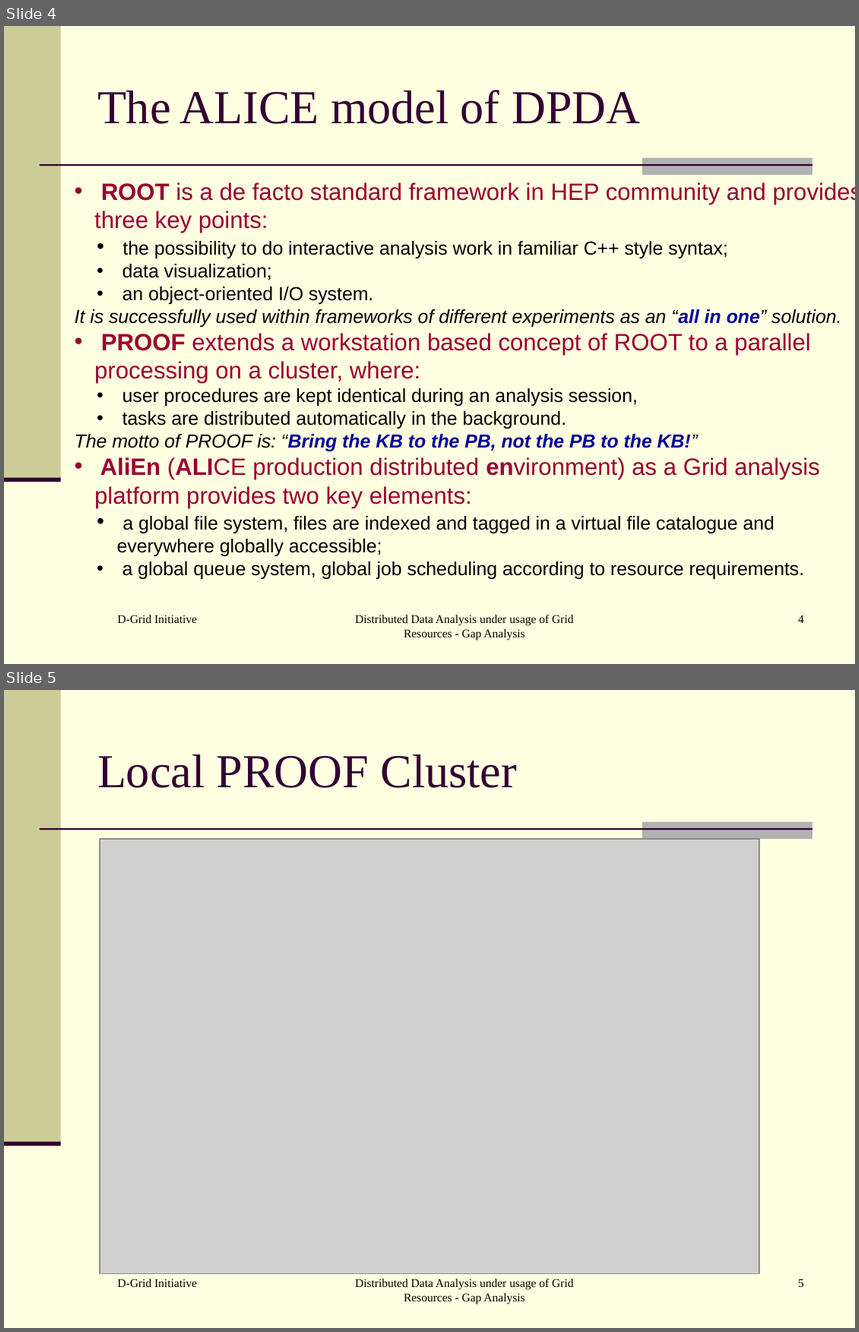
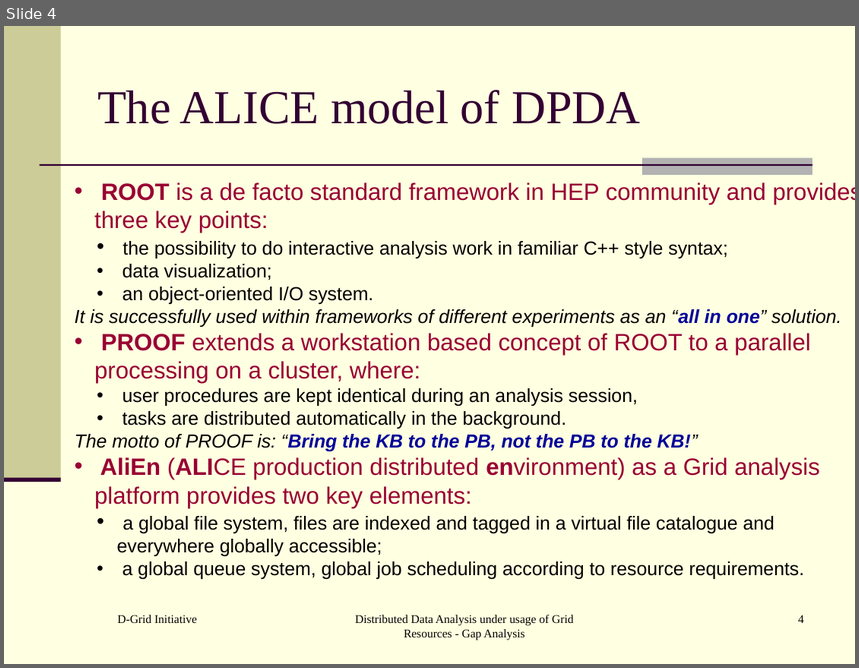
Before and after one commit to AnarManafov/PoDDocumentation, a slide deck: HEPCG-Workshops/2006-Nov/HEPCG-Workshops-2006-Nov.ppt. Shown one above the other, each under a label of ours: slides 4 and 5 before the commit, slide 4 after it. The pictures are 859x1332 and 859x668 pixels, drawn with LibreOffice and Linux fonts; fonts in the diff are those of the drawing; grey boxes stand for pictures. Boxes give left, top, right and bottom in pixels: in the first picture for what was removed or moved away, otherwise in the second. Text is boxed around its words. In the diff, an @@ line names an element or a change of style, - is before the commit and + after.

```diff
--- a/HEPCG-Workshops/2006-Nov/HEPCG-Workshops-2006-Nov.ppt
+++ b/HEPCG-Workshops/2006-Nov/HEPCG-Workshops-2006-Nov.ppt
@@ slide 5 removed at box(4, 690, 855, 1328), background #FFFFE1; not listed: 4 template elements that a slide beside it also shows @@
@@ title removed at box(97, 754, 517, 788) @@
-Local PROOF Cluster
@@ picture removed at box(101, 839, 760, 1274) @@
@@ text removed at box(117, 1279, 197, 1287) @@
-D-Grid Initiative
@@ text removed at box(355, 1279, 573, 1304) @@
-Distributed Data Analysis under usage of Grid Resources - Gap Analysis
@@ page number removed at box(798, 1279, 804, 1287) @@
-5
```
Also in this commit, not shown: 1 slide changed, 1 other slide removed.
